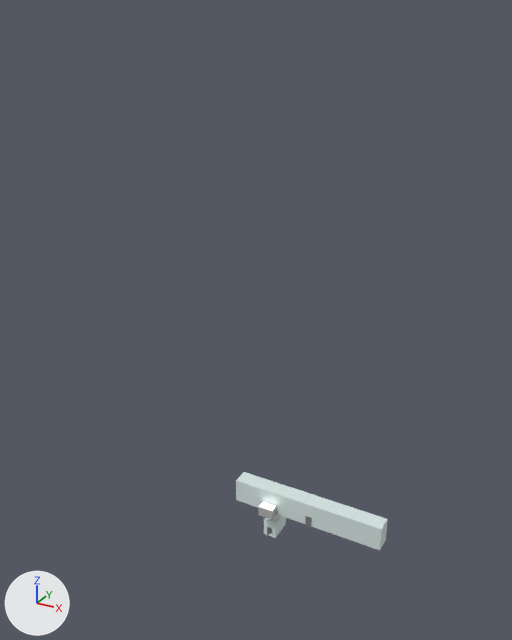
Before and after pictures for a commit that changed the Blender file Blender/Afonso/Corredor_Afonso_v3.blend.
Rendered twice from a 50 mm camera at (258.0, -603.0, 532.0) aimed at (-68.0, -11.0, 236.0). Every picture has the same lights, and +X, +Y and +Z are marked at lower left.

The scene before the commit, as lines of its bpy script (objects in view):
```python
me_cube_010 = bpy.data.meshes.new('Cube.010')
me_cube_010.from_pydata(...)  # 44 vertices, 35 faces; spans x -54.0..125.0, y -7.0..12.0, z -16.0..13.0
# faces by material slot: [23, 8, 4]
me_cube_010.materials.append(mat_tile)  # white #d8e7e4
me_cube_010.materials.append(mat_material)  # yellow #e7c900
me_cube_010.materials.append(mat_material_002)  # black #282828
ob_corredor_principal = bpy.data.objects.new('Corredor Principal', me_cube_010)
ob_corredor_principal.location = (-39.0, -8.0, 15.0)
ob_corredor_principal.rotation_euler = (0.0, 0.0, 0.00216)  # degrees (0, 0, 0.1)
```
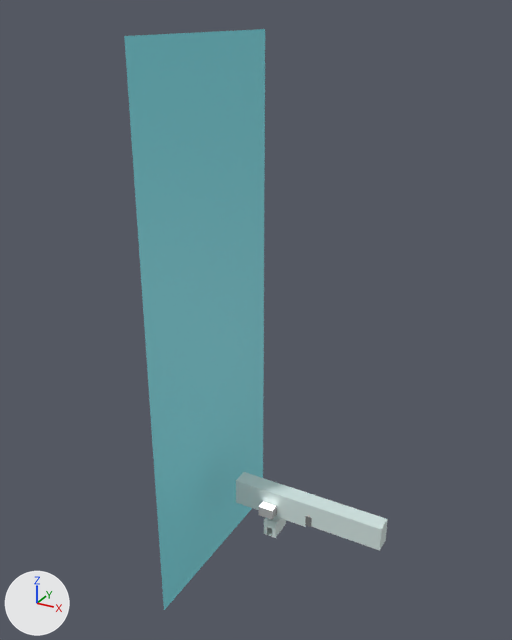
Location of each change, (x1, y1, x2, y2) in pixels of the pictures (512 x 640 px):
'Ceu', added (cyan): after (124, 29, 265, 610)
'Corredor Principal', moved: before (236, 472, 388, 550); after (236, 472, 388, 551)

The change, as a diff of the scene's bpy script:
```diff
--- a/Blender/Afonso/Corredor_Afonso_v3.blend.py
+++ b/Blender/Afonso/Corredor_Afonso_v3.blend.py
@@ mat_material_001 @@
+mat_material_001 = principled_material('Material.001')
+mat_material_001.base_color = (0.198, 0.724, 0.801)  # cyan #7bdde7
@@ me_plane @@
+me_plane.from_pydata([(-4.11, -1.0, 0.0), (1.0, -1.0, 0.0), (-4.11, 1.0, 0.0), (1.0, 1.0, 0.0)], [], [(0, 1, 3, 2)])
+me_plane.materials.append(mat_material_001)  # cyan #7bdde7
@@ ob_corredor_principal @@
 ob_corredor_principal = bpy.data.objects.new('Corredor Principal', me_cube_010)
-ob_corredor_principal.location = (-39.0, -8.0, 15.0)
+ob_corredor_principal.location = (-39.0, -9.0, 15.0)
 ob_corredor_principal.rotation_euler = (0.0, 0.0, 0.00216)  # degrees (0, 0, 0.1)
@@ ob_ceu @@
+ob_ceu = bpy.data.objects.new('Ceu', me_plane)
+ob_ceu.location = (-129.0, 0.0, 21.0)
+ob_ceu.rotation_euler = (0.0, 1.571, 0.0)  # degrees (0, 90, 0)
+ob_ceu.scale = (119.0, 119.0, 119.0)
```
